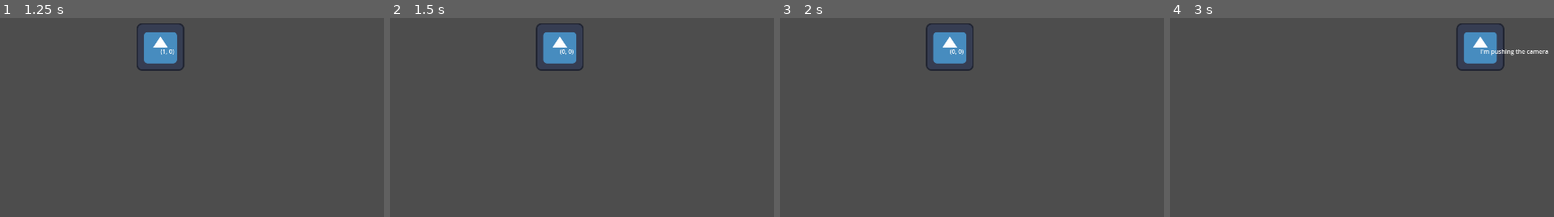
Above: before the commit, frames 1-4 (left to right).
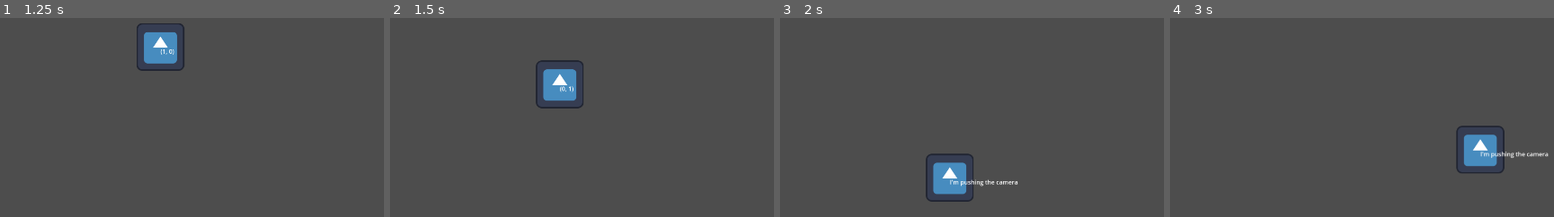
Above: after the commit, the same moments.

Repository: skycatminepokie/hackusu-25
Game: Godot game, scene res://Scenes/world.tscn
The game is run twice, just before and just after one commit, with the same random seed, the same clock (stepped at 60 frames per second) and the same inputs. The engine's default icon, where the game draws it, is replaced by a stand-in: a white triangle on a blue panel in a dark square.
Inputs:
- Up to frame 1 (1.25 s): tap Enter at 0.5 s; hold D (Right) from 0.53 s (still down)
- Up to frame 2 (1.5 s): release D (Right) at 1.28 s; hold S (Down) from 1.28 s (still down)
- Up to frame 3 (2 s): keep holding S (Down)
- Up to frame 4 (3 s): release S (Down) at 2.03 s; hold D (Right) 2.03-2.78 s; hold W (Up) from 2.78 s (still down)

Frame 1 is identical in both runs. In frame 2, 3.3% of the frame differs, in the area x 37-51%, y 2-46%; in frame 3, 3.7%; in frame 4, 4.0%, in the area x 74-99%, y 2-78%.

Commit message:
fixed movement

Diff:
--- a/Scripts/playermovement.gd
+++ b/Scripts/playermovement.gd
@@ -4,7 +4,7 @@
 func _physics_process(delta: float)-> void:
 	var inputdirection = Vector2(0,0)
 	var screen_position = global_position
-	inputdirection.y == Input.get_axis("Up", "Down")
+	inputdirection.y = Input.get_axis("Up", "Down")
 	inputdirection.x = Input.get_axis("Left", "Right")
 	match inputdirection:
 		Vector2(0,0):
@@ -14,9 +14,9 @@
 		Vector2(-1,0):
 			velocity = Vector2(SPEED * -1,0)
 		Vector2(0,-1):
+			velocity = Vector2(0,SPEED*-1)
+		Vector2(0,1):
 			velocity = Vector2(0,SPEED)
-		Vector2(0,1):
-			velocity = Vector2(0,SPEED * 1)
 
 	label.text = str(inputdirection)
 	if screen_position.y > 300 or screen_position.y < -300:
Not shown: 1 places in Scenes/stairs.tscn that only renumber resources
